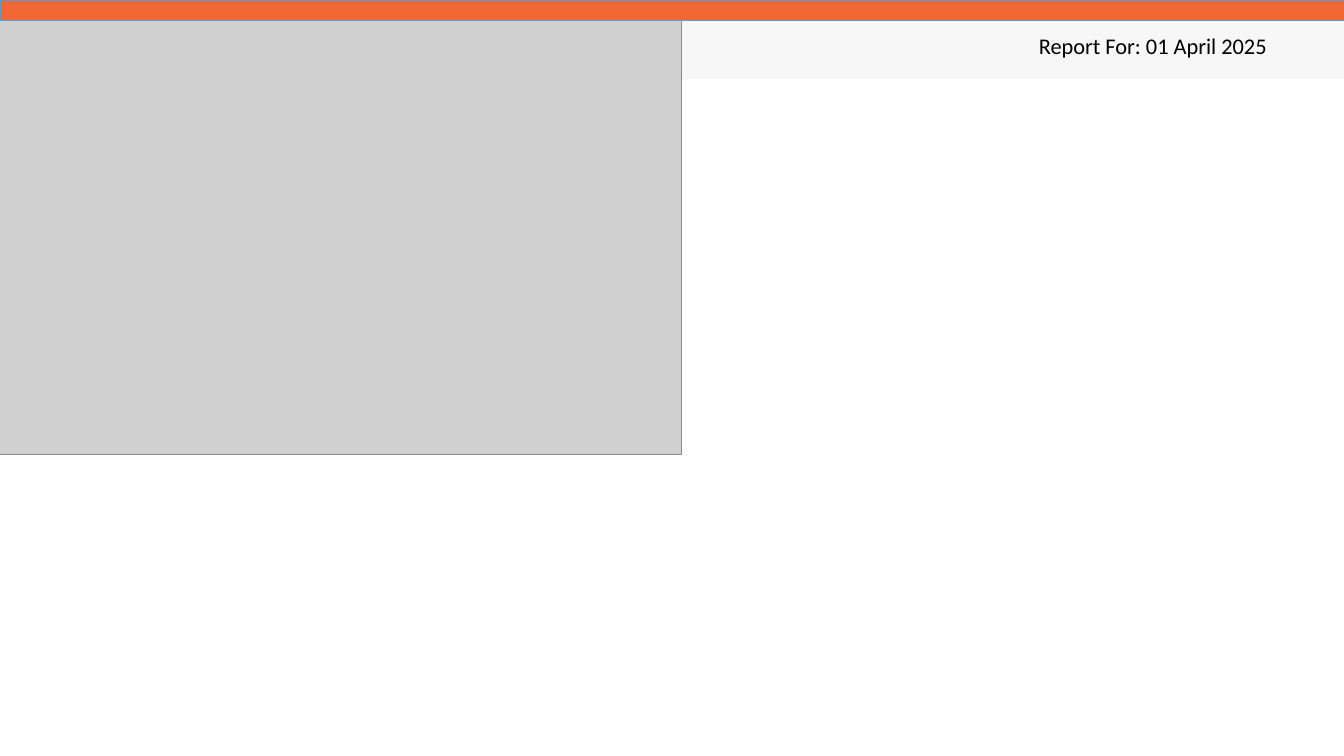
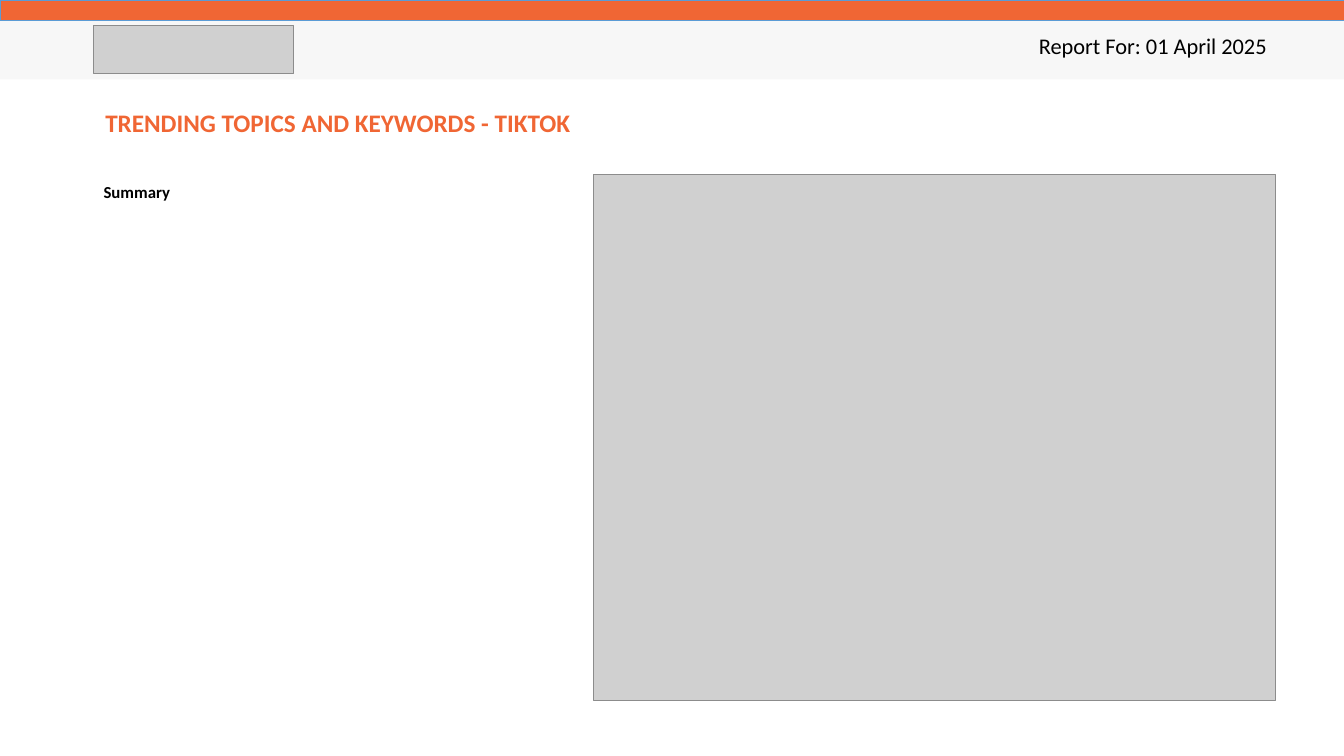
Before and after one commit to Oxygene-Creative/o2-audiovisual-api, a slide deck: slide 19 of app/reporters/samples/digital_safaricom.pptx. Drawn at 1344x756 pixels with LibreOffice and Linux fonts; fonts in the diff are those of the drawing; grey boxes stand for pictures. Boxes give left, top, right and bottom in pixels: in the first picture for what was removed or moved away, otherwise in the second. Text is boxed around its words. In the diff, an @@ line names an element or a change of style, - is before the commit and + after.

Commit message:
update: remove cropping from images (wordcloud and title slide's logo)

```diff
--- a/app/reporters/samples/digital_safaricom.pptx
+++ b/app/reporters/samples/digital_safaricom.pptx
@@ picture added at (x1=94, y1=25, x2=293, y2=74) @@
@@ text added at (x1=105, y1=115, x2=571, y2=132), 18 pt, text #F06634, bold @@
+TRENDING TOPICS AND KEYWORDS - TIKTOK
@@ picture resized from (x1=0, y1=0, x2=682, y2=455) to (x1=594, y1=174, x2=1275, y2=701) @@
@@ text added at (x1=104, y1=187, x2=170, y2=201), 12 pt, text #000000, bold @@
+Summary
```
Also in this commit, not shown: 4 other slides changed, 3 other files.
